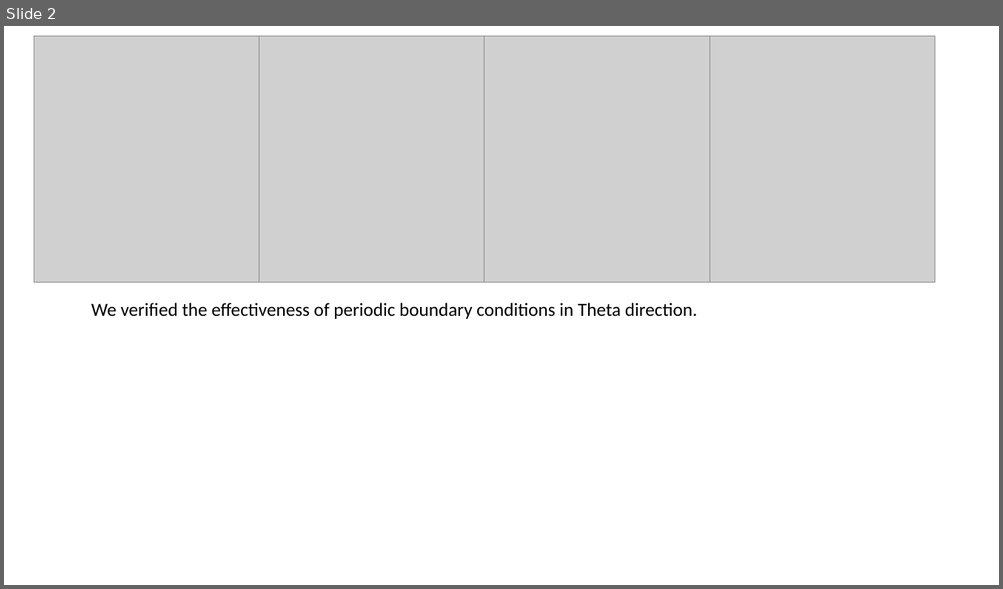
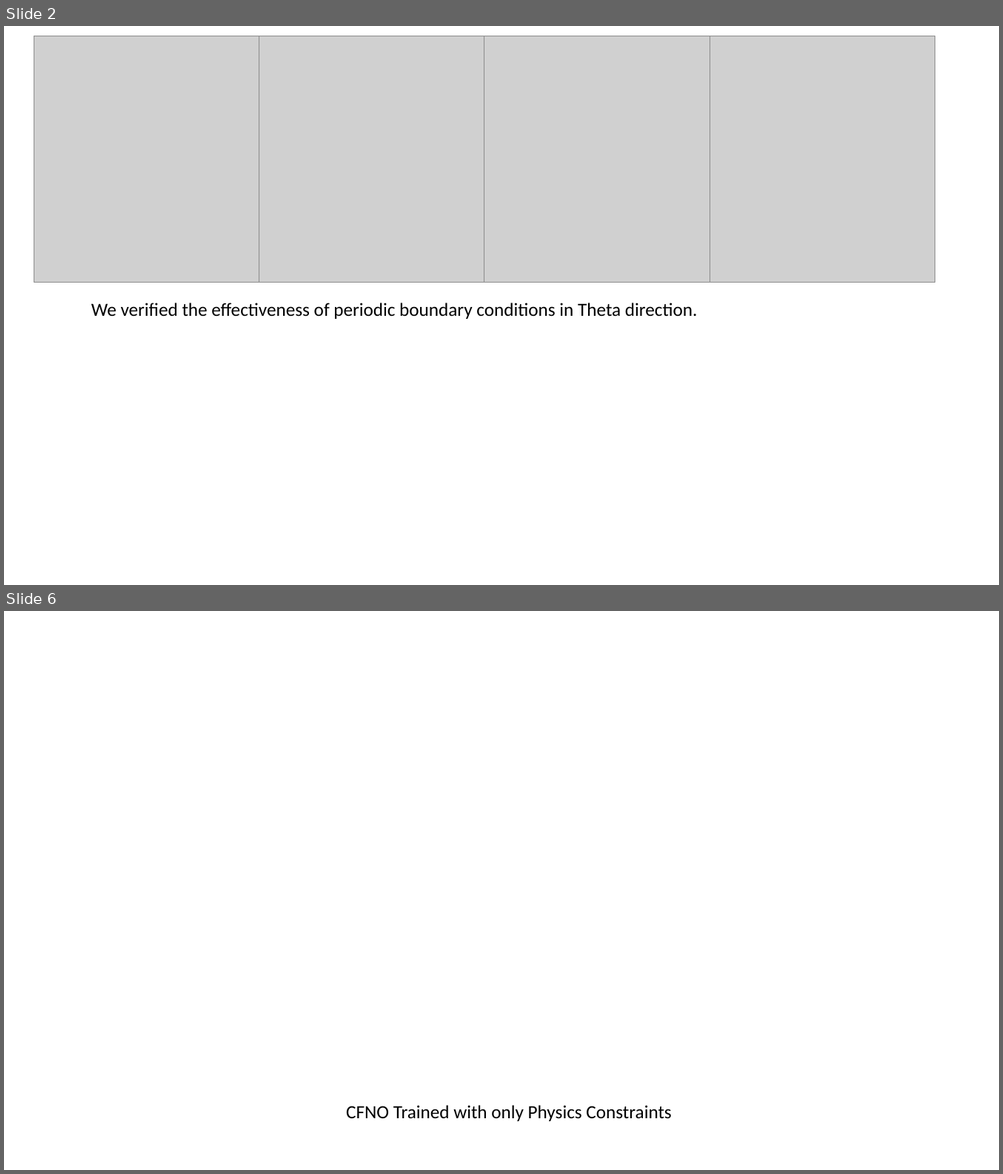
Before and after one commit to LokimuKH19/Pump_Blade_Optimization_PINN_Framework, a slide deck: SurrogateModels/results.pptx. Shown one above the other, each under a label of ours: slide 2 before the commit, slides 2 and 6 after it; the slides between them are not shown. The pictures are 1003x589 and 1003x1174 pixels, drawn with LibreOffice and Linux fonts; fonts in the diff are those of the drawing; grey boxes stand for pictures; background and template pictures are left out. Boxes give left, top, right and bottom in pixels: in the first picture for what was removed or moved away, otherwise in the second. Text is boxed around its words. In the diff, an @@ line names an element or a change of style, - is before the commit and + after.

```diff
--- a/SurrogateModels/results.pptx
+++ b/SurrogateModels/results.pptx
@@ slide 6 added at (4,611,999,1170), background picture (left out) @@
@@ text added at (346,1105,671,1122), 18 pt, text #000000 @@
+CFNO Trained with only Physics Constraints
```
Also in this commit, not shown: 1 slide changed, 3 other slides added, 1 slide removed.
